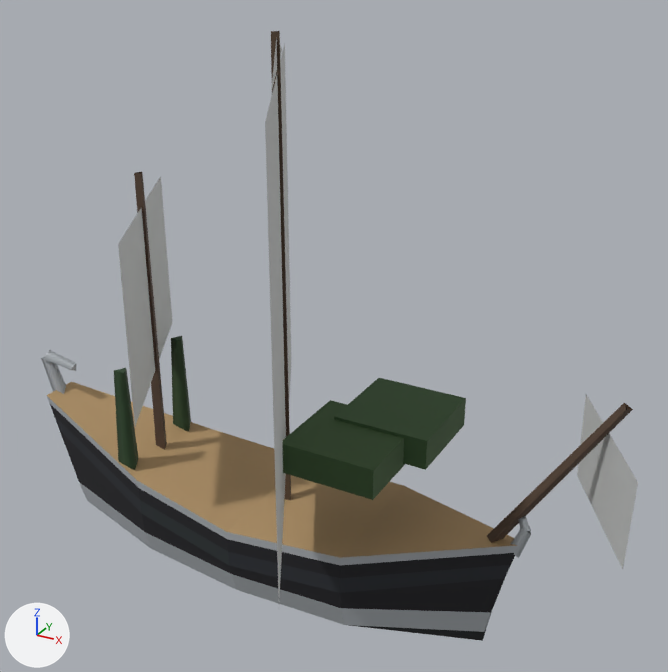
A saved change to the glTF model public/harbour/kit/titan_usde_lod.glb.
Both versions are drawn from a 50 mm lens placed at (18.4, -27.2, 24.3), pointed at (2.8, 1.1, 10.2). Arrows for +X, +Y and +Z are at lower left; the lights stay in place. The picture after the commit comes second. Vertices at exactly the same position are counted once.

Names of what the first picture shows: 'lod'.
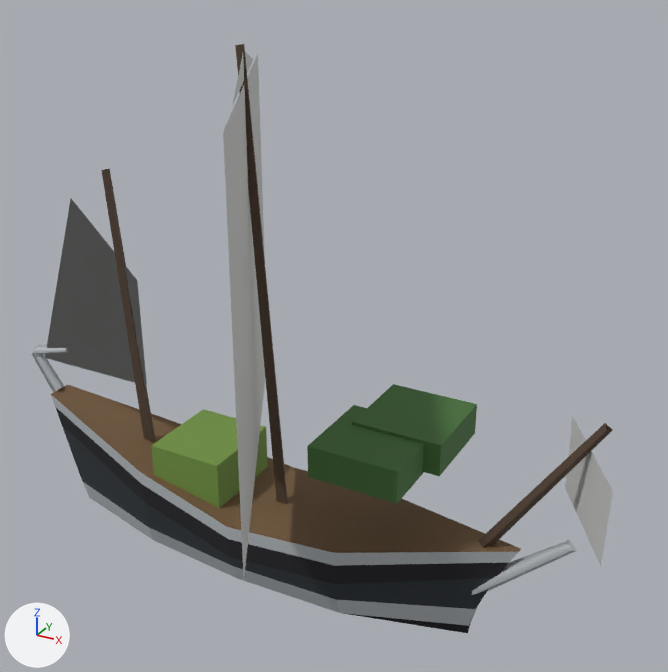
The change in detail:
me_lod is used by ob_lod; parent ob_titan_usde_lod; location (1.627, 0.0, 12.73); scale (16.6, 16.6, 16.6).
me_lod had 158 vertices, 214 faces and spanned x -0.8..0.8, y -0.48..0.48, z -0.89..0.51.
me_lod now has 136 vertices, 180 faces and spans x -0.61..0.61, y -0.35..0.35, z -0.38..0.66.
me_lod part 1: the loose piece of 9 vertices spanning x -0.45..-0.4, y -0.13..-0.08, z -0.55..-0.28 is multiplied about its middle by the matrix ((-0.526, 0.0, 0.576), (0.0, -0.78, 0.0), (0.576, 0.0, 0.526)), then moved by (0.89, 0.1, 0.26).
me_lod part 2: the loose piece of 6 vertices spanning x -0.8..-0.73, y -0.01..0.02, z -0.5..-0.37 is turned -15 degrees about the y axis through its middle and scaled by 0.741, then moved by (0.19, 0.0, 0.4).
me_lod part 3: the loose piece of 6 vertices spanning x -0.79..-0.69, y -0.02..0.01, z -0.4..-0.36 is turned -21.5 degrees about the y axis through its middle and scaled by 0.936, then moved by (0.18, 0.0, 0.4).
me_lod part 4: the loose piece of 8 vertices spanning x 0.07..0.3, y -0.19..0.04, z -0.38..-0.31 is scaled about its middle by (0.722, 0.722, 0.821), then moved by (0.03, 0.03, 0.37).
me_lod part 5: the loose piece of 8 vertices spanning x 0.13..0.35, y -0.04..0.19, z -0.37..-0.3 is scaled about its middle by (0.721, 0.722, 0.822), then moved by (0.01, -0.03, 0.37).
me_lod part 6: the loose piece of 8 vertices spanning x 0.07..0.3, y -0.19..0.04, z -0.38..-0.31 is copied, and the copy is scaled about its middle by (0.676, 0.739, 1.4), then moved by (-0.35, 0.07, 0.22); it spans x -0.24..-0.09, y -0.08..0.08, z -0.17..-0.07.
me_lod part 7: the loose piece of 6 vertices spanning x -0.04..-0.01, y -0.01..0.02, z -0.64..0.51 is turned -3.9 degrees about the y axis through its middle and scaled by 0.751, then moved by (0.0, 0.0, 0.29).
me_lod part 8: the loose piece of 6 vertices spanning x 0.46..0.75, y -0.02..0.01, z -0.58..-0.13 is scaled about its middle by (0.698, 0.764, 0.674), then moved by (-0.12, 0.0, 0.35).
me_lod part 9: the loose piece of 6 vertices spanning x -0.42..-0.39, y -0.01..0.02, z -0.6..0.18 is turned -4.9 degrees about the y axis through its middle and scaled by 0.743, then moved by (0.08, 0.0, 0.35).
me_lod part 10: a new loose piece of 55 vertices spanning x -0.55..0.46, y -0.12..0.12, z -0.38..-0.07, in mat_hb_opaque.
me_lod part 11: the loose piece of 65 vertices spanning x -0.76..0.56, y -0.19..0.19, z -0.89..-0.46 is deleted.
me_lod part 12: the loose piece of 11 vertices spanning x 0.54..0.59, y -0.01..0.02, z -0.54..-0.44 is deleted.
me_lod part 13: the loose piece of 9 vertices spanning x -0.45..-0.4, y 0.1..0.14, z -0.55..-0.28 is deleted.
me_lod part 14: the loose piece of 4 vertices spanning x -0.18..0.13, y -0.28..0.28, z 0.44..0.5 is deleted.
me_lod part 15: the loose piece of 4 vertices spanning x 0.63..0.8, y -0.15..0.15, z -0.4..-0.2 is deleted.
Part 16, on me_lod:
10 vertices are removed from x -0.56..0.25, y -0.48..0.48, z -0.47..0.43.
8 faces are deleted.
18 vertices are added at x -0.58..0.61, y -0.35..0.35, z -0.06..0.65.
16 new faces join them.
Object 'lod' (ob_lod) moves from (1.627, 0.0, 12.73) to (0.952, 0.0, 6.443).
Object 'lod' (ob_lod) is rescaled from (16.6, 16.6, 16.6) to (21.6, 21.6, 21.6).

Boxes (x1, y1, x2, y2) around the edits, measured in the pictures (668 x 672 px; the box of a moved part takes in the faces that stretch with it):
'lod', reshaped, moved, rescaled
    before: (41, 31, 638, 641)
    after: (32, 44, 613, 633)
part 1 of me_lod, moved or reshaped
    before: (114, 368, 138, 470)
    after: (472, 540, 577, 595)
part 2 of me_lod, moved or reshaped
    before: (41, 357, 66, 394)
    after: (32, 353, 64, 392)
part 3 of me_lod, moved or reshaped
    before: (43, 350, 76, 371)
    after: (32, 345, 68, 354)
part 4 of me_lod, moved or reshaped
    before: (282, 400, 405, 500)
    after: (307, 405, 424, 504)
part 5 of me_lod, moved or reshaped
    before: (334, 378, 466, 470)
    after: (352, 384, 477, 476)
part 6 of me_lod, added (green)
    after: (151, 409, 268, 508)
part 7 of me_lod, moved or reshaped
    before: (271, 31, 291, 501)
    after: (235, 44, 287, 504)
part 8 of me_lod, moved or reshaped
    before: (487, 403, 633, 543)
    after: (479, 423, 613, 548)
part 9 of me_lod, moved or reshaped
    before: (134, 172, 167, 450)
    after: (101, 169, 155, 443)
part 10 of me_lod, added
    after: (51, 385, 521, 633)
part 11 of me_lod, deleted
    before: (47, 382, 519, 641)
part 12 of me_lod, deleted
    before: (511, 516, 531, 558)
part 13 of me_lod, deleted (green)
    before: (171, 336, 191, 431)
part 14 of me_lod, deleted
    before: (271, 37, 282, 92)
part 15 of me_lod, deleted
    before: (577, 395, 638, 569)
part 16 of me_lod, reshaped
    before: (118, 44, 291, 598)
    after: (45, 52, 613, 578)
